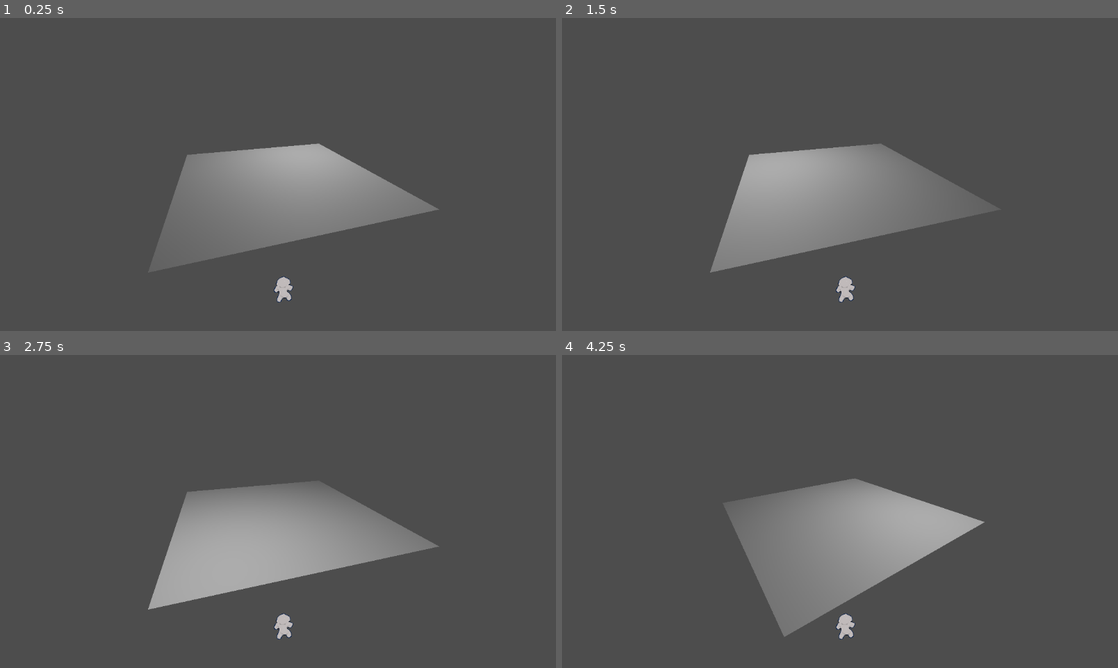
Above: before the commit, frames 1-4 (two rows, left to right).
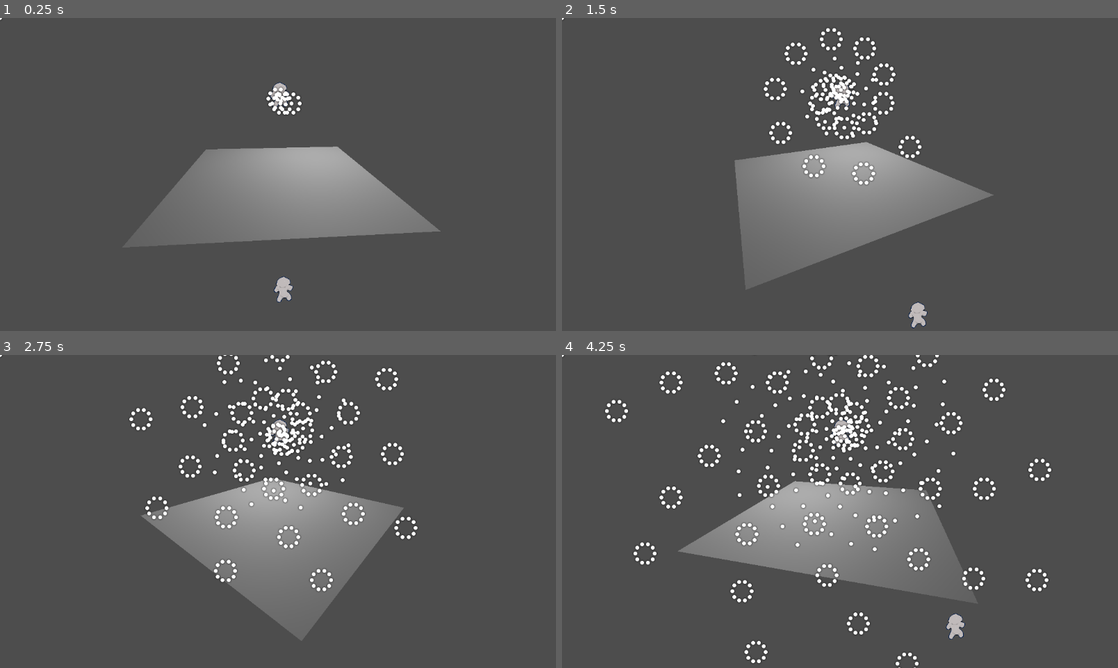
Above: after the commit, the same moments.

Repository: Alexyzyz/danmaku-rpg
Game: Godot game, scene res://scenes/stage_sandbox.tscn
The game is run twice, just before and just after one commit, with the same random seed, the same clock (stepped at 60 frames per second) and the same inputs.
Inputs:
- Up to frame 1 (0.25 s): no input
- Up to frame 2 (1.5 s): hold Right (game_move_right, bound only after the commit) 0.53-1.28 s; hold Shift (game_focus, bound only after the commit) 0.53-1.28 s; hold Down (game_move_down, bound only after the commit) from 1.28 s (still down); tap Shift (game_focus, bound only after the commit) at 1.35 s
- Up to frame 3 (2.75 s): release Down (game_move_down, bound only after the commit) at 2.03 s; hold Right (game_move_right, bound only after the commit) from 2.03 s (still down); hold Q from 2.03 s (still down); tap Shift (game_focus, bound only after the commit) at 2.3 s
- Up to frame 4 (4.25 s): release Right (game_move_right, bound only after the commit) at 2.78 s; release Q at 2.78 s; hold Up (game_move_up, bound only after the commit) 2.78-3.53 s; tap Shift (game_focus, bound only after the commit) at 2.85 s; hold Left (game_move_left, bound only after the commit) from 3.53 s (still down); hold Shift (game_focus, bound only after the commit) from 3.53 s (still down)

The runs differ from the first frame. In frame 1, 2.8% of the frame differs, in the area x 0-80%, y 0-79%; in frame 2, 8.4%; in frame 3, 14%; in frame 4, 14%, in the area x 0-88%, y 0-100%.

Commit message:
Added bullets and basic enemy AI
Todo:
• Implement bullet deletion outside of the battle area
• Implement spatial partitioning and collision

Diff:
--- /dev/null
+++ b/prefabs/bullet.tscn
@@ -0,0 +1,18 @@
+[gd_scene load_steps=4 format=3 uid="uid://wddf8klhn20w"]
+
+[ext_resource type="Texture2D" uid="uid://cgbmwjoy8kl3e" path="res://sprites/bullets/spr_bullet_0.png" id="1_4eub5"]
+[ext_resource type="Script" path="res://scripts/battle/battle_bullet.gd" id="1_61f22"]
+[ext_resource type="Texture2D" uid="uid://dkfvfmk8mtabn" path="res://sprites/bullets/spr_bullet_0_dropshadow.png" id="3_quyo7"]
+
+[node name="Bullet" type="Node2D"]
+script = ExtResource("1_61f22")
+
+[node name="DropShadow" type="Sprite2D" parent="."]
+self_modulate = Color(0, 0, 0, 1)
+texture_filter = 1
+texture = ExtResource("3_quyo7")
+
+[node name="Sprite" type="Sprite2D" parent="."]
+z_index = 1
+texture_filter = 1
+texture = ExtResource("1_4eub5")
--- a/project.godot
+++ b/project.godot
@@ -28,21 +28,36 @@
 }
 game_move_up={
 "deadzone": 0.5,
-"events": [Object(InputEventKey,"resource_local_to_scene":fa …(140 unchanged characters)… d":false,"keycode":0,"physical_keycode":87,"key_label":0,"unicode":119,"echo":false,"script":null)
+"events": [Object(InputEventKey,"resource_local_to_scene":fa …(140 unchanged characters)… d":false,"keycode":0,"physical_keycode":4194320,"key_label":0,"unicode":0,"echo":false,"script":null)
 ]
 }
 game_move_down={
 "deadzone": 0.5,
-"events": [Object(InputEventKey,"resource_local_to_scene":fa …(140 unchanged characters)… d":false,"keycode":0,"physical_keycode":83,"key_label":0,"unicode":115,"echo":false,"script":null)
+"events": [Object(InputEventKey,"resource_local_to_scene":fa …(140 unchanged characters)… d":false,"keycode":0,"physical_keycode":4194322,"key_label":0,"unicode":0,"echo":false,"script":null)
 ]
 }
 game_move_right={
 "deadzone": 0.5,
-"events": [Object(InputEventKey,"resource_local_to_scene":fa …(140 unchanged characters)… d":false,"keycode":0,"physical_keycode":68,"key_label":0,"unicode":100,"echo":false,"script":null)
+"events": [Object(InputEventKey,"resource_local_to_scene":fa …(140 unchanged characters)… d":false,"keycode":0,"physical_keycode":4194321,"key_label":0,"unicode":0,"echo":false,"script":null)
 ]
 }
 game_move_left={
 "deadzone": 0.5,
-"events": [Object(InputEventKey,"resource_local_to_scene":fa …(140 unchanged characters)… d":false,"keycode":0,"physical_keycode":65,"key_label":0,"unicode":97,"echo":false,"script":null)
+"events": [Object(InputEventKey,"resource_local_to_scene":fa …(140 unchanged characters)… d":false,"keycode":0,"physical_keycode":4194319,"key_label":0,"unicode":0,"echo":false,"script":null)
 ]
 }
+game_focus={
+"deadzone": 0.5,
+"events": [Object(InputEventKey,"resource_local_to_scene":false,"resource_name":"","device":-1,"window_id":0,"alt_pressed":false,"shift_pressed":false,"ctrl_pressed":false,"meta_pressed":false,"pressed":false,"keycode":0,"physical_keycode":4194325,"key_label":0,"unicode":0,"echo":false,"script":null)
+]
+}
+game_confirm={
+"deadzone": 0.5,
+"events": [Object(InputEventKey,"resource_local_to_scene":false,"resource_name":"","device":-1,"window_id":0,"alt_pressed":false,"shift_pressed":false,"ctrl_pressed":false,"meta_pressed":false,"pressed":false,"keycode":0,"physical_keycode":90,"key_label":0,"unicode":122,"echo":false,"script":null)
+]
+}
+game_cancel={
+"deadzone": 0.5,
+"events": [Object(InputEventKey,"resource_local_to_scene":false,"resource_name":"","device":-1,"window_id":0,"alt_pressed":false,"shift_pressed":false,"ctrl_pressed":false,"meta_pressed":false,"pressed":false,"keycode":0,"physical_keycode":88,"key_label":0,"unicode":120,"echo":false,"script":null)
+]
+}
--- a/scenes/stage_sandbox.tscn
+++ b/scenes/stage_sandbox.tscn
@@ -1,9 +1,11 @@
-[gd_scene load_steps=6 format=3 uid="uid://cxds8kep1nb5a"]
+[gd_scene load_steps=8 format=3 uid="uid://cxds8kep1nb5a"]
 
 [ext_resource type="Script" path="res://scripts/battle/battle_camera_controller.gd" id="1_6ccnm"]
 [ext_resource type="Texture2D" uid="uid://dhxqucgfcoxer" path="res://sprites/spr_player_0_test.png" id="1_gcvp7"]
 [ext_resource type="Script" path="res://scripts/battle/battle_manager.gd" id="1_i1myg"]
 [ext_resource type="Script" path="res://scripts/battle/battle_player_controller.gd" id="3_wr4kn"]
+[ext_resource type="Script" path="res://scripts/battle/enemy ai/battle_enemy_0_ai.gd" id="5_lpjme"]
+[ext_resource type="PackedScene" uid="uid://wddf8klhn20w" path="res://prefabs/bullet.tscn" id="5_weer3"]
 
 [sub_resource type="QuadMesh" id="QuadMesh_dwefp"]
 
@@ -57,3 +59,12 @@
 [node name="Sprite2D" type="Sprite2D" parent="Node2D/Player"]
 texture_filter = 1
 texture = ExtResource("1_gcvp7")
+
+[node name="Enemy" type="Node2D" parent="Node2D"]
+position = Vector2(579, 160)
+script = ExtResource("5_lpjme")
+
+[node name="Sprite2D" type="Sprite2D" parent="Node2D/Enemy"]
+texture = ExtResource("1_gcvp7")
+
+[node name="Bullet" parent="Node2D" instance=ExtResource("5_weer3")]
--- /dev/null
+++ b/scripts/battle/battle_bullet.gd
@@ -0,0 +1,20 @@
+extends Node2D
+
+var direction: Vector2
+var speed: float
+
+# Called when the node enters the scene tree for the first time.
+func _ready():
+	pass # Replace with function body.
+
+# Called every frame. 'delta' is the elapsed time since the previous frame.
+func _process(delta):
+	move(delta)
+
+func move(delta):
+	position += direction * speed
+
+func set_up(pos: Vector2, dir: Vector2, spd: float):
+	position = pos
+	direction = dir
+	speed = spd
--- a/scripts/battle/battle_camera_controller.gd
+++ b/scripts/battle/battle_camera_controller.gd
@@ -20,4 +20,4 @@
 	position = pos
 	look_at(Vector3.ZERO)
 
-	revolve_t = fmod(revolve_t + 0.2 * delta, 1)
+	revolve_t = fmod(revolve_t + 0.05 * delta, 1)
--- a/scripts/battle/battle_manager.gd
+++ b/scripts/battle/battle_manager.gd
@@ -4,6 +4,7 @@
 
 const BATTLE_AREA_SIZE: Vector2 = Vector2(300, 400)
 
+@onready var prefab_bullet = preload("res://prefabs/bullet.tscn")
 @onready var obj_player: Node2D = $Node2D/Player
 
 var origin_from_center: Vector2
@@ -14,12 +15,25 @@
 	origin_from_center = get_viewport().get_visible_rect().size / 2
 	origin_from_top_left = origin_from_center - BATTLE_AREA_SIZE / 2
 
+	$Node2D/Enemy.set_up(self)
+
 # Called every frame. 'delta' is the elapsed time since the previous frame.
 func _process(delta):
 	debug()
 	pass
 
 # Utility functions
+
+func shoot_bullet_at_direction(pos: Vector2, dir: Vector2, spd: float):
+	var new_bullet = prefab_bullet.instantiate()
+	new_bullet.name = "Bullet"
+	$Node2D.add_child(new_bullet)
+	new_bullet.set_up(pos, dir.normalized(), spd)
+
+func shoot_bullet_at_angle(pos: Vector2, angle: float, spd: float):
+	var true_angle = lerpf(0, 2 * PI, clamp(0, 1, angle))
+	var direction = Vector2(cos(true_angle), sin(true_angle))
+	shoot_bullet_at_direction(pos, direction, spd)
 
 func debug():
 	if not Input.is_action_pressed("game_debug"):
--- a/scripts/battle/battle_player_controller.gd
+++ b/scripts/battle/battle_player_controller.gd
@@ -1,6 +1,7 @@
 extends Node2D
 
 const BASE_SPEED: float = 300
+const BASE_FOCUS_SPEED: float = 200
 
 # Called when the node enters the scene tree for the first time.
 func _ready():
@@ -22,4 +23,5 @@
 	var y_axis = moved_up - moved_down
 	var direction = Vector2(x_axis, -y_axis).normalized()
 
-	position += BASE_SPEED * delta * direction
+	var speed = BASE_FOCUS_SPEED if Input.is_action_pressed("game_focus") else BASE_SPEED
+	position += speed * delta * direction
--- /dev/null
+++ b/scripts/battle/enemy ai/battle_enemy_0_ai.gd
@@ -0,0 +1,49 @@
+extends Node2D
+
+var obj_battle_manager: battle_manager
+
+var atk0_alarm: float
+var atk0_angle: float
+
+var atk1_alarm: float
+var atk1_angle: float
+
+# Called when the node enters the scene tree for the first time.
+func _ready():
+	pass # Replace with function body.
+
+# Called every frame. 'delta' is the elapsed time since the previous frame.
+func _process(delta):
+	shoot(delta)
+	shoot_ring(delta)
+	pass
+
+func shoot(delta):
+	if atk0_alarm > 0:
+		atk0_alarm -= delta
+		return
+	atk0_alarm = 0.01
+	atk0_angle = fmod(atk0_angle + 0.103, 1)
+
+	obj_battle_manager.shoot_bullet_at_angle(position, atk0_angle, 1)
+
+func shoot_ring(delta):
+	if atk1_alarm > 0:
+		atk1_alarm -= delta
+		return
+	atk1_alarm = 0.05
+	atk1_angle = fmod(atk1_angle + 0.103, 1)
+
+	var bullet_in_ring_count: float = 10
+	var step: float = 1 / bullet_in_ring_count
+	var ring_radius: float = 20
+
+	for i in bullet_in_ring_count:
+		var offset_angle = lerpf(0, 2 * PI, i * step)
+		var offset = ring_radius * Vector2(cos(offset_angle), sin(offset_angle))
+		print(offset)
+
+		obj_battle_manager.shoot_bullet_at_angle(position + offset, atk1_angle, 2)
+
+func set_up(manager):
+	obj_battle_manager = manager
Binary file added: scripts/battle/enemy ai/spr_bullet_0_dropshadow.png
Not shown, added: scripts/battle/enemy ai/spr_bullet_0_dropshadow.png.import
Binary file added: sprites/bullets/spr_bullet_0.png
Not shown, added: sprites/bullets/spr_bullet_0.png.import
Binary file added: sprites/bullets/spr_bullet_0_dropshadow.png
Not shown, added: sprites/bullets/spr_bullet_0_dropshadow.png.import
Binary file added: sprites/spr_circle_filled.png
Not shown, added: sprites/spr_circle_filled.png.import
